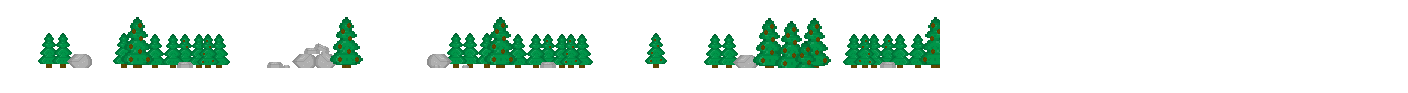
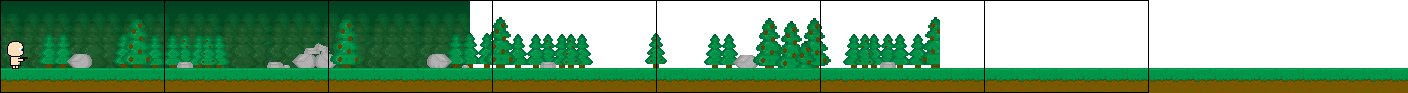
Two versions of the same layered image (1408x93). Layer-by-layer changes:
added layer "Naked man idle" above "Referens" over [7, 41, 28, 69]
added group "Camera" (1st of 2, in "Referens") with 7 layers in group "Referens" over [0, 0, 1149, 93]
added layer "Camera copy 4" in group "Camera" over [656, 0, 821, 93]
added layer "Camera copy 3" in group "Camera" over [492, 0, 657, 93]
added layer "Camera copy 2" in group "Camera" over [328, 0, 493, 93]
added layer "Camera copy" in group "Camera" over [164, 0, 329, 93]
added layer "Camera copy 6" in group "Camera" over [984, 0, 1149, 93]
added layer "Camera copy 5" in group "Camera" over [820, 0, 985, 93]
showed "Camera" (2nd of 2, in "Referens" › "Camera"), moved it into group "Camera" over [0, 0, 165, 93]
showed group "Background" (1st of 2, in "Full maps" › "Forest") (6 layers) over [0, 0, 1408, 72]
showed "Forest ground copy" over [0, 68, 1408, 93]
